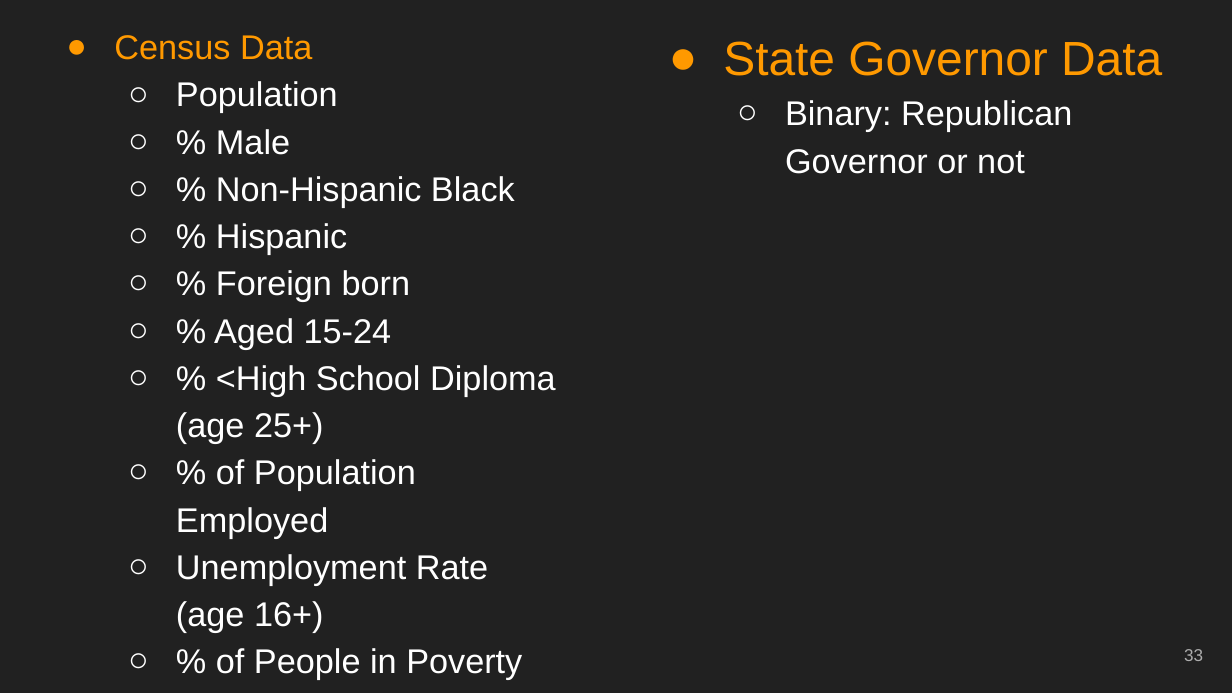
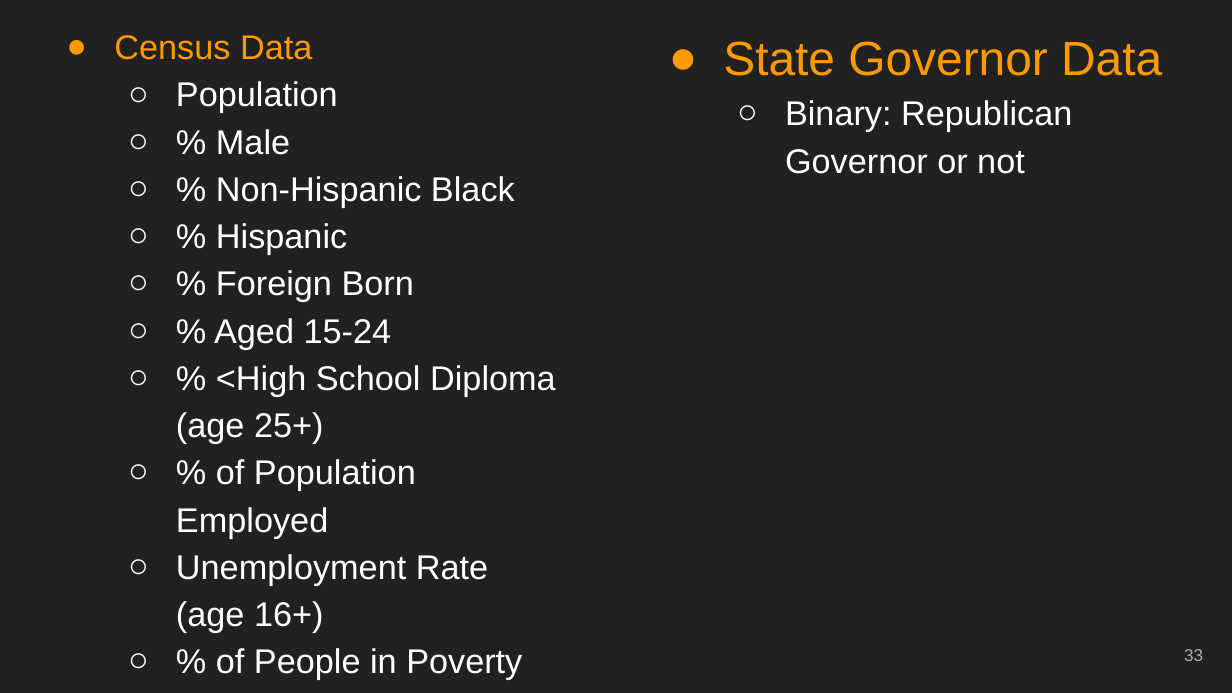
Before and after one commit to jacobkap/crimedatatool, a slide deck: slide 33 of kaplan_job_talk.pptx. Drawn at 1232x693 pixels with LibreOffice and Linux fonts; fonts in the diff are those of the drawing. Boxes give left, top, right and bottom in pixels: in the first picture for what was removed or moved away, otherwise in the second. Text is boxed around its words. In the diff, an @@ line names an element or a change of style, - is before the commit and + after.

```diff
--- a/kaplan_job_talk.pptx
+++ b/kaplan_job_talk.pptx
@@ text at (216, 270, 414, 302): text changed @@
-  ○ % Foreign born
+  ○ % Foreign Born
```
Also in this commit, not shown: 1 other slide changed.
